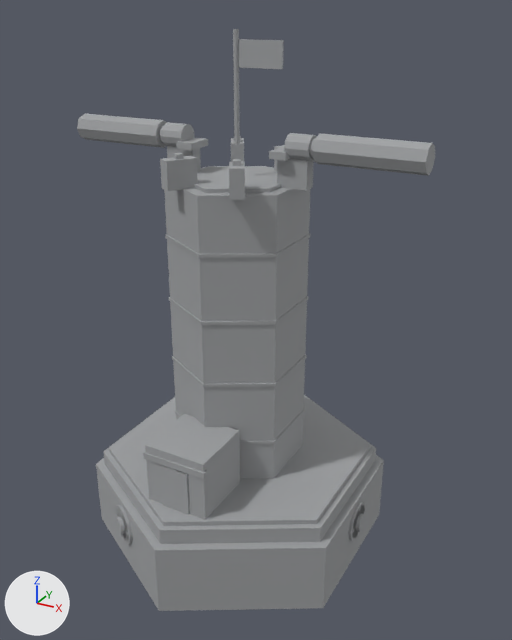
Two versions of the glTF model buildings/watch_tower/watch_tower_s2_100.glb, one commit apart.
One viewpoint serves both versions: a 50 mm camera at (2.04, -3.49, 3.29) aimed at (0.11, 0.03, 1.53). The axes (+X, +Y, +Z) are drawn at lower left. The lights are the same throughout. The first picture is the older version. Vertices at exactly the same position are counted once.

The older version as bpy lines, for what is in view:
```python
me_wt_base = bpy.data.meshes.new('WT_Base')
me_wt_base.from_pydata(...)  # 932 vertices, 1592 faces; spans x -1.1..1.1, y -0.98..0.98, z 0.0..3.19
# faces by material slot: [124, 112, 40, 404, 512, 256, 144]
me_wt_base.materials.append(mat_mx_stone_dk)
me_wt_base.materials.append(mat_mx_stone_lt)
me_wt_base.materials.append(mat_mx_wood_dk)
me_wt_base.materials.append(mat_mx_warning)
me_wt_base.materials.append(mat_mx_metal_dk)
me_wt_base.materials.append(mat_mx_metal_mid)
me_wt_base.materials.append(mat_mx_window)
ob_watchtower_s2 = bpy.data.objects.new('WatchTower_s2', me_wt_base)
ob_watchtower_s2.location = (0.0, 0.0, 0.0)
```
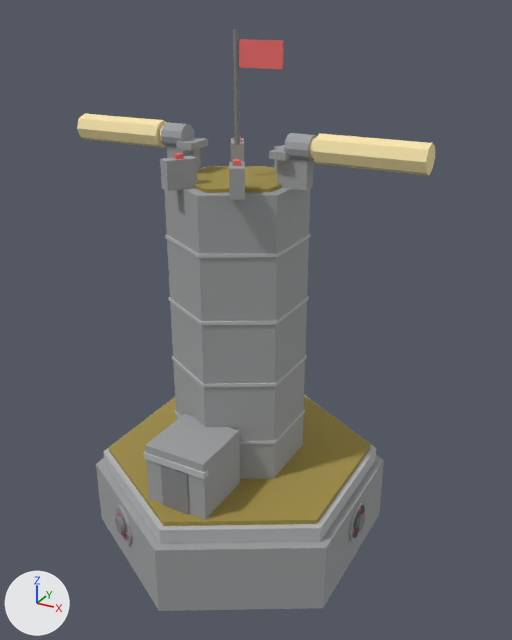
Boxes [x1, y1, x2, y2] around the edits, measured in the pictures (512 x 640 px):
part 1 of me_wt_base, recoloured
    both: [102, 29, 377, 546]
part 2 of me_wt_base, recoloured
    both: [115, 39, 365, 539]
part 3 of me_wt_base, recoloured (grey to beige)
    both: [77, 114, 435, 176]

Edits to the bpy script that builds the scene:
```text
Change me_wt_base:
    where me_wt_base.from_pydata(...)  # 932 vertices, 1592 faces; spans x -1.1..1.1, y -0.98..0.98, z 0.0..3.19
    used by ob_watchtower_s2; location = (0.0, 0.0, 0.0)
    me_wt_base part 1: 1044 faces centred in x -0.89..0.89, y -0.82..0.82, z 0.0..3.19 are repainted in the vertex colours; the middle colour goes from grey #a0a2a4 to beige #9f8f85
    me_wt_base part 2: 404 faces centred in x -0.87..0.87, y -0.8..0.8, z 0.19..3.14 are repainted in the vertex colours; the middle colour goes from grey #a0a2a4 to red #ed6b6b
    me_wt_base part 3: 144 faces centred in x -1.1..1.1, y -0.07..0.07, z 2.54..2.68 are repainted in the vertex colours; the middle colour goes from grey #a0a2a4 to beige #f9e6ac
```
